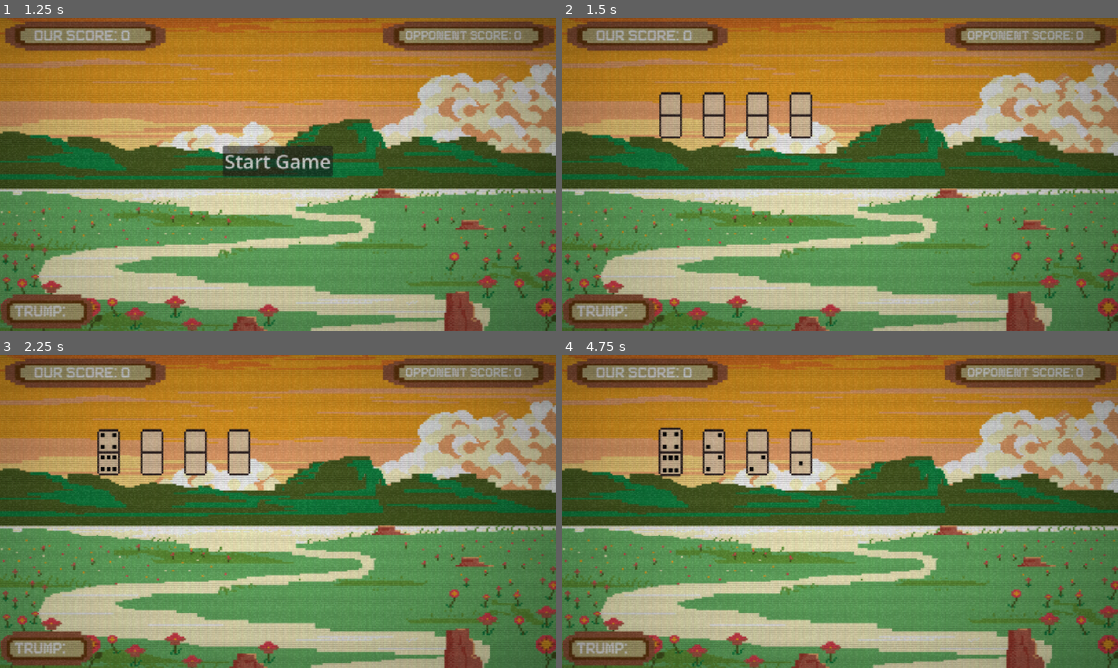
Above: before the commit, frames 1-4 (two rows, left to right).
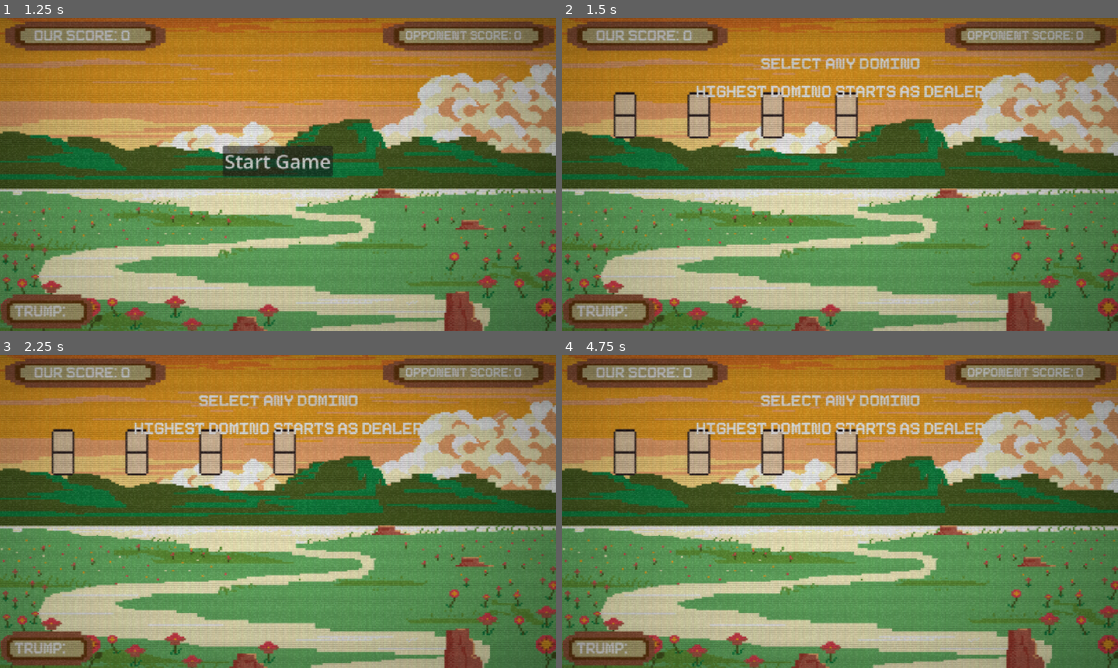
Above: after the commit, the same moments.

Repository: justin23bohrer/42
Game: Godot game, scene res://scenes/main.tscn
Same seed, same stepped clock (60 frames per second), same inputs: the game is played once before the commit and once after it.
Inputs (mouse positions are in pixels of both pictures, inside the frame that each line leads up to):
- Up to frame 1 (1.25 s): click "Start Game" at 0.5 s
- Up to frame 2 (1.5 s): click "Start Game" at 1.25 s
- Up to frame 3 (2.25 s): drag from (111, 452) to (333, 442) at 2.02 s
- Up to frame 4 (4.75 s): tap Enter at 2.75, 4.25 s; drag from (712, 452) to (812, 574) at 2.77 s; tap Space at 3.5 s; move the mouse to (756, 452) at 3.52 s; click (756, 452) at 3.67 s; drag from (801, 452) to (673, 464) at 4.27 s

Frame 1 is identical in both runs. In frame 2, 6.2% of the frame differs, in the area x 9-76%, y 12-39%; in frame 3, 6.2%; in frame 4, 6.3%, in the area x 9-76%, y 12-40%.

Commit message:
bidding alpha

Diff:
--- a/scenes/42_game.tscn
+++ b/scenes/42_game.tscn
@@ -1,9 +1,10 @@
-[gd_scene load_steps=29 format=3 uid="uid://brx6e06tqnlpe"]
+[gd_scene load_steps=30 format=3 uid="uid://brx6e06tqnlpe"]
 
 [ext_resource type="Script" path="res://scripts/domino_manager.gd" id="1_emtyj"]
 [ext_resource type="Texture2D" uid="uid://c7jtjwncnric2" path="res://assets/background/pixil-frame-0 (9).png" id="1_vvjxa"]
 [ext_resource type="PackedScene" uid="uid://o48jk4dckoer" path="res://scenes/domino_slot.tscn" id="2_cy4qi"]
 [ext_resource type="Script" path="res://scripts/domino_slot.gd" id="3_kpsxb"]
+[ext_resource type="PackedScene" uid="uid://bao8a625celm" path="res://scenes/bidding_screen.tscn" id="4_2tvna"]
 [ext_resource type="Script" path="res://scripts/player_hand.gd" id="4_o0xru"]
 [ext_resource type="Script" path="res://scripts/teammate_hand.gd" id="5_vddux"]
 [ext_resource type="Script" path="res://scripts/game_manager.gd" id="6_wuefs"]
@@ -277,10 +278,10 @@
 visible = false
 
 [node name="ColorRect" type="ColorRect" parent="trumpSelector"]
-offset_left = -24.0
-offset_top = -6.0
-offset_right = 1253.0
-offset_bottom = 713.0
+offset_left = -30.0
+offset_top = -43.0
+offset_right = 1247.0
+offset_bottom = 708.0
 scale = Vector2(1.06696, 1.04576)
 color = Color(0, 0, 0, 0.780392)
 
@@ -407,6 +408,96 @@
 offset_top = 387.0
 offset_right = 1146.0
 offset_bottom = 510.0
+
+[node name="biddingScreen" parent="." instance=ExtResource("4_2tvna")]
+visible = false
+offset_left = -30.0
+offset_top = -43.0
+offset_right = -30.0
+offset_bottom = -43.0
+
+[node name="select_dealer" type="CanvasLayer" parent="."]
+
+[node name="Label" type="Label" parent="select_dealer"]
+visible = false
+offset_left = 2.0
+offset_top = 92.0
+offset_right = 1282.0
+offset_bottom = 483.0
+theme_override_fonts/font = ExtResource("9_gaopx")
+theme_override_font_sizes/font_size = 50
+text = "Select any Domino
+
+Highest Domino starts as dealer"
+horizontal_alignment = 1
+
+[node name="firstSpot" type="Sprite2D" parent="select_dealer"]
+visible = false
+
+[node name="firstB" type="Sprite2D" parent="select_dealer/firstSpot"]
+position = Vector2(391, 252)
+scale = Vector2(4.96875, 4.65625)
+texture = ExtResource("1_vvjxa")
+
+[node name="Label" type="Label" parent="select_dealer/firstSpot"]
+offset_left = 330.0
+offset_top = 239.0
+offset_right = 450.0
+offset_bottom = 281.0
+theme_override_font_sizes/font_size = 19
+text = "space"
+horizontal_alignment = 1
+
+[node name="secondSpot" type="Sprite2D" parent="select_dealer"]
+visible = false
+
+[node name="secondB" type="Sprite2D" parent="select_dealer/secondSpot"]
+position = Vector2(563, 250)
+scale = Vector2(4.96875, 4.65625)
+texture = ExtResource("1_vvjxa")
+
+[node name="Label" type="Label" parent="select_dealer/secondSpot"]
+offset_left = 503.0
+offset_top = 237.0
+offset_right = 623.0
+offset_bottom = 279.0
+theme_override_font_sizes/font_size = 19
+text = "space"
+horizontal_alignment = 1
+
+[node name="thirdSpot" type="Sprite2D" parent="select_dealer"]
+visible = false
+
+[node name="thirdB" type="Sprite2D" parent="select_dealer/thirdSpot"]
+position = Vector2(731, 251)
+scale = Vector2(4.96875, 4.65625)
+texture = ExtResource("1_vvjxa")
+
+[node name="Label" type="Label" parent="select_dealer/thirdSpot"]
+offset_left = 671.0
+offset_top = 237.0
+offset_right = 791.0
+offset_bottom = 279.0
+theme_override_font_sizes/font_size = 19
+text = "space"
+horizontal_alignment = 1
+
+[node name="fourthSpot" type="Sprite2D" parent="select_dealer"]
+visible = false
+
+[node name="fourthB" type="Sprite2D" parent="select_dealer/fourthSpot"]
+position = Vector2(901, 248)
+scale = Vector2(4.96875, 4.65625)
+texture = ExtResource("1_vvjxa")
+
+[node name="Label" type="Label" parent="select_dealer/fourthSpot"]
+offset_left = 840.0
+offset_top = 234.0
+offset_right = 960.0
+offset_bottom = 276.0
+theme_override_font_sizes/font_size = 19
+text = "space"
+horizontal_alignment = 1
 
 [connection signal="pressed" from="subDom" to="gameManager" method="_on_sub_dom_pressed"]
 [connection signal="pressed" from="startGame" to="gameManager" method="_on_start_game_pressed"]
--- a/scenes/bidding_screen.tscn
+++ b/scenes/bidding_screen.tscn
@@ -17,7 +17,7 @@
 offset_left = -24.0
 offset_top = -6.0
 offset_right = 1253.0
-offset_bottom = 713.0
+offset_bottom = 832.0
 scale = Vector2(1.06696, 1.04576)
 color = Color(0, 0, 0, 0.780392)
 
--- a/scripts/bidding_screen.gd
+++ b/scripts/bidding_screen.gd
@@ -2,10 +2,14 @@
 
 var bidNum
 var curBid
+signal bid_made(result)
 # Called when the node enters the scene tree for the first time.
 func _ready() -> void:
 	curBid = 30
 	bidNum = curBid
+func wait_for_bid():
+	var result = await self.bid_made
+	return result
 
 
 # Called every frame. 'delta' is the elapsed time since the previous frame.
@@ -30,8 +34,8 @@
 
 
 func _on_sub_bid_pressed() -> void:
-	pass # Replace with function body.
+	emit_signal("bid_made", bidNum)
 
 
 func _on_pass_pressed() -> void:
-	pass # Replace with function body.
+	emit_signal("bid_made", -1)
--- a/scripts/game_manager.gd
+++ b/scripts/game_manager.gd
@@ -21,7 +21,70 @@
 # Called when the node is added to the scene
 func _ready():
 	$"../trumpLabel".text = "Trump: "
-	$"../coin".play("default")
+
+func run_game():
+	$"../startGame".visible = false
+	#inital dom flop to decide dealer
+	await select_dealer()
+	#dealer shakes then hands dominos out
+	await animate_deal_dominos(winning_player)
+	#left of dealer starts bid phase
+	await bidding()
+	#bid winner starts
+	await play_round()
+	$"../trumpLabel".text = "Trump: "
+	present_final_score()
+
+func bidding():
+	var highest_bid = 30
+	var highest_bidder = ""
+	var passes = 0
+	var bid_order = []
+
+	# Start left of dealer
+	var dealer_index = player_rotation.find(winning_player)
+	for i in range(1, 5):
+		bid_order.append(player_rotation[(dealer_index + i) % 4])
+	print(bid_order)
+	print(winning_player)
+
+	var bids = {}
+
+	for player in bid_order:
+		if player == "me":
+			# Show bidding UI for player
+			var bid_screen = get_node("../biddingScreen")
+			bid_screen.visible = true
+			bid_screen.curBid = highest_bid + 1
+			bid_screen.bidNum = bid_screen.curBid
+			var result = await bid_screen.wait_for_bid()
+			bid_screen.visible = false
+			if result != -1:
+				var bid = int(result)
+				if bid > highest_bid:
+					highest_bid = bid
+					highest_bidder = player
+		else:
+			var ai_bid = ai_make_bid(player, highest_bid)
+			if ai_bid != "pass":
+				var bid = int(ai_bid)
+				if bid > highest_bid:
+					highest_bid = bid
+					highest_bidder = player
+		print("Bid winner:", highest_bidder, "with", highest_bid)
+	# If only one left, break
+	if highest_bidder == "":
+		highest_bidder = bid_order[-1]
+		highest_bid = 30
+	winning_player = highest_bidder
+	print("Bid winner:", winning_player, "with", highest_bid)
+
+func ai_make_bid(player, current_highest_bid):
+	# Simple AI: random pass or +1 bid
+	if randi() % 2 == 0 or current_highest_bid >= 42:
+		return "pass"
+	print("passing")
+	return str(current_highest_bid + 1)
 
 func turn(turn, player):
 	print(player)
@@ -104,18 +167,18 @@
 	var viewport_size = get_viewport().size
 	var center_x = viewport_size.x / 2
 	var center_y = viewport_size.y / 2
-	var spacing = 100
+	var spacing = 170
 
 	var center_positions = []
 	for i in range(4):
 		center_positions.append(Vector2(center_x + (i - 1.5) * spacing, center_y))
+		print(Vector2(center_x + (i - 1.5) * spacing, center_y))
 
 	var selected_domino = null
 	var selected_index = -1
 
 	var domino_manager = get_node("../dominoManager")
-
-	# Spawn 4 face-down dominos
+	$"../select_dealer/Label".visible = true
 	for i in range(4):
 		var values = all_dominos.pop_front()
 		var dom = preload("res://scenes/domino.tscn").instantiate()
@@ -127,13 +190,9 @@
 		domino_manager.add_child(dom)
 		dominosInMiddle.append(dom)
 		dom.show_face_down()
-		print(dom)
-		print(dom.right_value)
-		print(dom.left_value)
-
-		# Make them clickable
+
 		dom.get_node("Area2D").connect("input_event", Callable(self, "_on_dealer_domino_clicked").bind(dom, i))
-	# Wait for one to be picked
+
 	selected_domino = await self.dealer_domino_selected
 	print(selected_domino)
 
@@ -143,12 +202,44 @@
 	var select_dealer_places = []
 	for i in range(base.size()):
 		select_dealer_places.append(base[(i - selected_domino.select_dealer_position) % base.size()])
-	print(select_dealer_places)
-
-	for dom in dominosInMiddle:
-		dom.update_domino_display()
-
-	# Set dealer
+
+	var spot_nodes = {
+		0: $"../select_dealer/firstSpot",
+		1: $"../select_dealer/secondSpot",
+		2: $"../select_dealer/thirdSpot",
+		3: $"../select_dealer/fourthSpot",
+	}
+
+	for i in range(4):
+		var spot = spot_nodes[i]
+		var label_names = {
+			"me": "Me",
+			"tm8": "Teammate",
+			"op1": "Opponent 1",
+			"op2": "Opponent 2"
+		}
+
+		if spot.has_node("Label"):
+			var role = select_dealer_places[i]
+			spot.get_node("Label").text = label_names.get(role, role)
+		spot.visible = false
+
+	var me_index = select_dealer_places.find("me")
+	$"../select_dealer/Label".visible = false
+	# Show only "me" first
+	for i in range(4):
+		spot_nodes[i].visible = (i == me_index)
+
+	await get_tree().create_timer(2.0).timeout
+
+	for i in range(4):
+		if i == me_index:
+			continue
+
+		spot_nodes[i].visible = true
+		dominosInMiddle[i].update_domino_display()
+		await get_tree().create_timer(1.5).timeout
+
 	var max_sum = -1
 	var dealer_index = -1
 
@@ -159,13 +250,11 @@
 			max_sum = dom_sum
 			dealer_index = i
 
-# Assign the dealer based on the index of the domino with the highest sum
 	var base_places = ["me", "op1", "tm8", "op2"]
 	winning_player = select_dealer_places[dealer_index]
 	print("Dealer is:", winning_player)
 
 	var winning_domino = dominosInMiddle[dealer_index]
-	await get_tree().create_timer(3.0).timeout
 	await winning_domino.winning_dom_animation()
 	await get_tree().create_timer(2.0).timeout
 
@@ -174,48 +263,71 @@
 		dom.queue_free()
 	dominosInMiddle.clear()
 	print(winning_player)
+	for spot in spot_nodes.values():
+		spot.visible = false
 
 func _on_dealer_domino_clicked(viewport, event, shape_idx, dom, index):
 	if event is InputEventMouseButton and event.pressed:
 		print("Dealer domino clicked:", dom)
 		emit_signal("dealer_domino_selected", dom)
-
-func run_game():
-	$"../startGame".visible = false
-	#inital dom flop to decide dealer
-	await select_dealer()
-	#dealer shakes then hands dominos out
-	#left of dealer starts bid phase
-	#bid winner starts
-	hand_players_dominos()
-	await play_round()
-	$"../trumpLabel".text = "Trump: "
-	present_final_score()
-
-# Handles dealing dominos to the player's hand
-func hand_players_dominos():
+# Add this function to animate dealing dominos
+func animate_deal_dominos(dealer_player):
+	var hand_nodes = {
+		"me": get_node("../playerHand"),
+		"tm8": get_node("../teammateHand"),
+		"op1": get_node("../opponentHand1"),
+		"op2": get_node("../opponentHand2"),
+	}
+	var hand_positions = {
+		"me": Vector2(get_viewport().size.x / 2, 550), # bottom middle
+		"tm8": Vector2(get_viewport().size.x / 2, 100), # top middle
+		"op1": Vector2(120, get_viewport().size.y / 2), # left middle
+		"op2": Vector2(get_viewport().size.x - 120, get_viewport().size.y / 2), # right middle
+	}
+	var dealer_pos = hand_positions[dealer_player]
+
+	# Prepare dominos for each hand
 	var all_dominos = generate_all_dominos()
 	all_dominos.shuffle()
-
-	var player_hand_values = all_dominos.slice(0, 7)
-	var teammate_hand_values = all_dominos.slice(7, 14)
-	var opponent_hand1_values = all_dominos.slice(14, 21)
-	var opponent_hand2_values = all_dominos.slice(21, 28)
-
-	#hand me dominos
-	var player_hand = get_node("../playerHand")
-	player_hand.receive_domino_values(player_hand_values)
-	#hand teammate dominos
-	var teammate_hand = get_node("../teammateHand")
-	teammate_hand.receive_domino_values(teammate_hand_values)
-	#hand opponent1 dominos
-	var opponent_hand1 = get_node("../opponentHand1")
-	opponent_hand1.receive_domino_values(opponent_hand1_values)
-	#hand opponent2 dominos
-	var opponent_hand2 = get_node("../opponentHand2")
-	opponent_hand2.receive_domino_values(opponent_hand2_values)
-
-# Generates a standard set of 28 dominos
+	var hands = {
+		"me": all_dominos.slice(0, 7),
+		"tm8": all_dominos.slice(7, 14),
+		"op1": all_dominos.slice(14, 21),
+		"op2": all_dominos.slice(21, 28),
+	}
+
+	# Clear hands before dealing
+	for player in hand_nodes.keys():
+		hand_nodes[player].player_hand.clear()
+
+	# Animate dealing one domino at a time to each player
+	for i in range(7):
+		for player in ["me", "tm8", "op1", "op2"]:
+			var pair = hands[player][i]
+			var dom = preload("res://scenes/domino.tscn").instantiate()
+			dom.left_value = pair[0]
+			dom.right_value = pair[1]
+			dom.position = dealer_pos
+			dom.z_index = 1000
+			get_node("../dominoManager").add_child(dom)
+
+			# Animate to hand position (could be improved for hand layout)
+			var target_pos = hand_positions[player]
+			var tween = dom.create_tween()
+			tween.tween_property(dom, "position", target_pos, 0.25).set_trans(Tween.TRANS_SINE).set_ease(Tween.EASE_OUT)
+			await tween.finished
+
+			hand_nodes[player].add_domino_to_hand(dom)
+			if player == "me":
+				dom.update_domino_display()
+			else:
+				dom.update_domino_display_non_player()
+
+	# After dealing, update hand layouts
+	for player in hand_nodes.keys():
+		hand_nodes[player].update_hand_position()
+
+
 func generate_all_dominos():
 	var all_dominos = []
 	for i in range(7):
@@ -433,33 +545,40 @@
 func _on_blank_button_pressed() -> void:
 	trump = 0
 	$"../trumpSelector".visible = false
+	$"../trumpLabel".text = "Trump: " + str(trump)
 
 
 func _on_one_button_pressed() -> void:
 	trump = 1
 	$"../trumpSelector".visible = false
+	$"../trumpLabel".text = "Trump: " + str(trump)
 
 
 func _on_two_button_pressed() -> void:
 	trump = 2
 	$"../trumpSelector".visible = false
+	$"../trumpLabel".text = "Trump: " + str(trump)
 
 
 func _on_threebutton_pressed() -> void:
 	trump = 3
 	$"../trumpSelector".visible = false
+	$"../trumpLabel".text = "Trump: " + str(trump)
 
 
 func _on_four_button_pressed() -> void:
 	trump = 4
 	$"../trumpSelector".visible = false
+	$"../trumpLabel".text = "Trump: " + str(trump)
 
 
 func _on_five_button_pressed() -> void:
 	trump = 5
 	$"../trumpSelector".visible = false
+	$"../trumpLabel".text = "Trump: " + str(trump)
 
 
 func _on_six_button_pressed() -> void:
 	trump = 6
 	$"../trumpSelector".visible = false
+	$"../trumpLabel".text = "Trump: " + str(trump)
--- a/scripts/player_hand.gd
+++ b/scripts/player_hand.gd
@@ -17,6 +17,9 @@
 		var new_domino = domino_scene.instantiate()
 		new_domino.left_value = pair[0]
 		new_domino.right_value = pair[1]
+
+		new_domino.z_index = 999
+		new_domino.z_as_relative = false
 
 		get_node("../dominoManager").add_child(new_domino)
 		add_domino_to_hand(new_domino)
Not shown, removed: assets/background/unn284C.tmp
